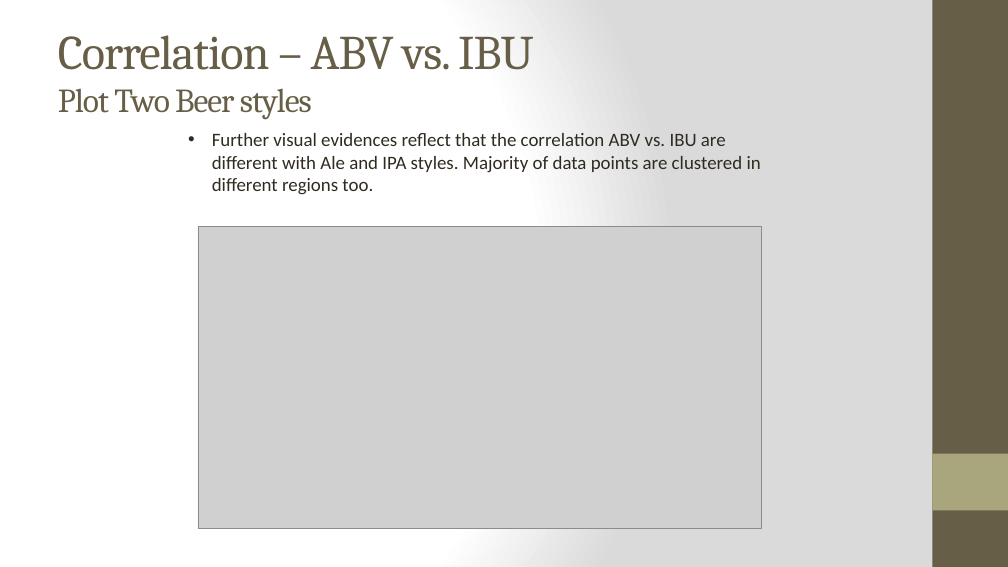
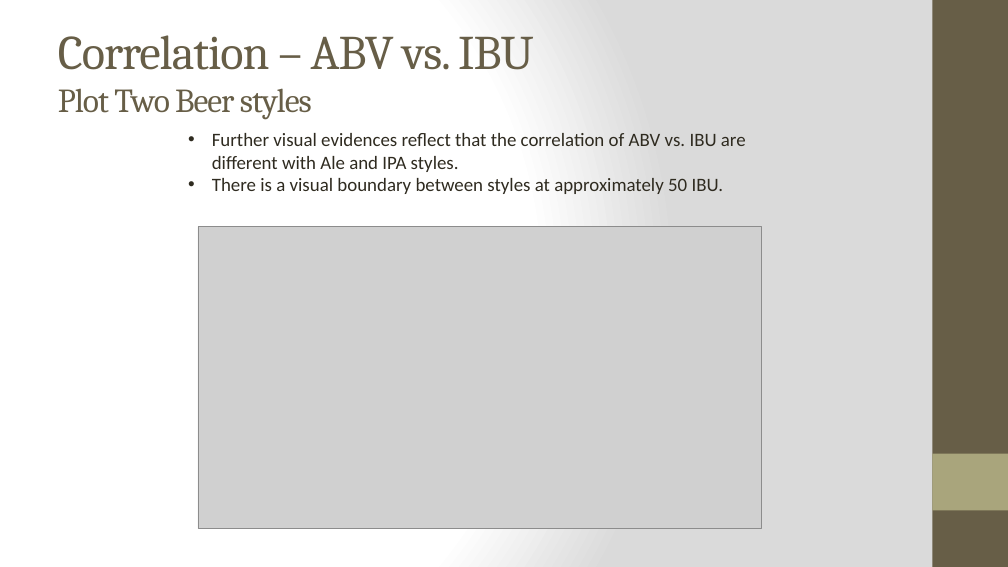
Before and after one commit to bstephan-smu/DDS-project1, a slide deck: slide 11 of Project Presentation_upd1025_new.pptx. Drawn at 1008x567 pixels with LibreOffice and Linux fonts; fonts in the diff are those of the drawing; grey boxes stand for pictures. Boxes give left, top, right and bottom in pixels: in the first picture for what was removed or moved away, otherwise in the second. Text is boxed around its words. In the diff, an @@ line names an element or a change of style, - is before the commit and + after.

```diff
--- a/Project Presentation_upd1025_new.pptx
+++ b/Project Presentation_upd1025_new.pptx
@@ text at [212, 133, 746, 194]: text changed @@
-• Further visual evidences reflect that the correlation ABV vs. IBU are different with Ale and IPA styles. Majority of data points are clustered in different regions too.
+• Further visual evidences reflect that the correlation of ABV vs. IBU are different with Ale and IPA styles.
+• There is a visual boundary between styles at approximately 50 IBU.
```
Also in this commit, not shown: 10 other slides changed.
